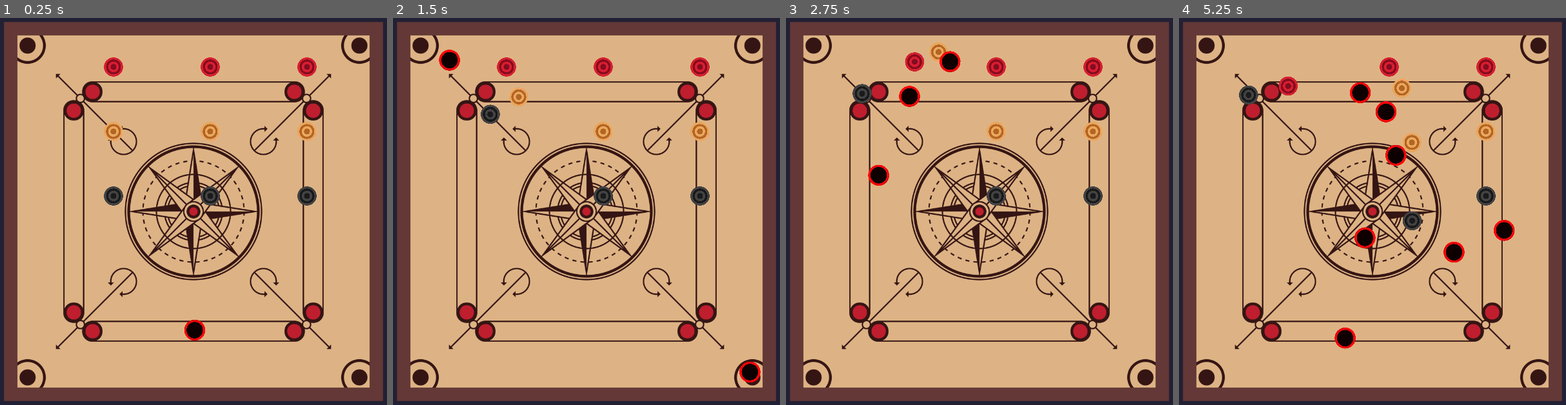
Above: before the commit, frames 1-4 (left to right).
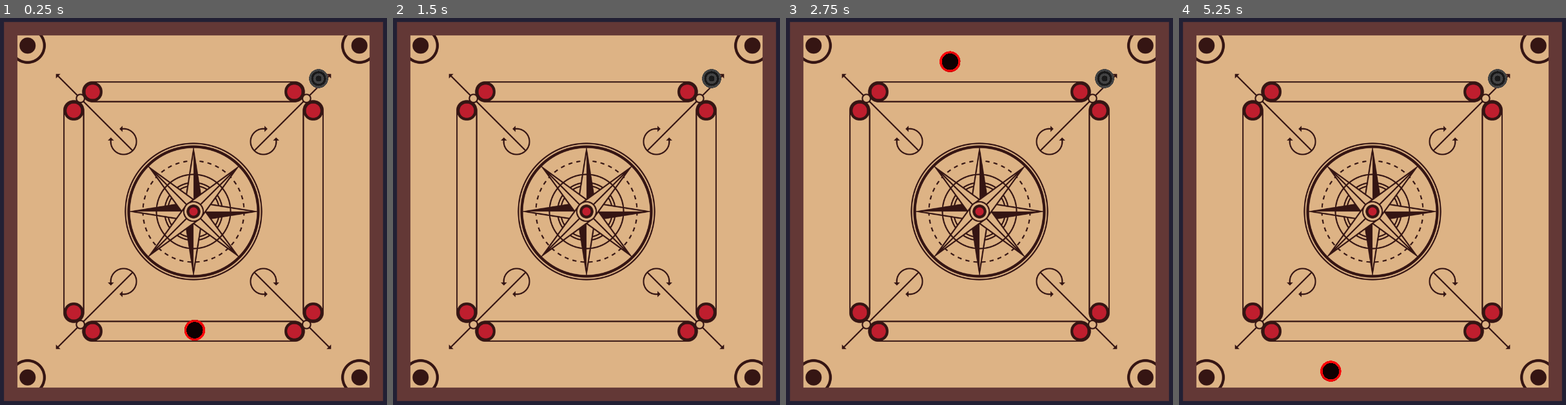
Above: after the commit, the same moments.

Repository: vignesh-seven/carroms
Game: Godot game, scene res://scenes/main.tscn
The game is run twice, just before and just after one commit, with the same random seed, the same clock (stepped at 60 frames per second) and the same inputs.
Inputs (mouse positions are in pixels of both pictures, inside the frame that each line leads up to):
- Up to frame 1 (0.25 s): no input
- Up to frame 2 (1.5 s): tap Enter at 0.5 s; move the mouse to (679, 192) at 0.52 s; hold D (right) 0.53-1.28 s; tap Space (shoot) at 0.6, 1.35 s; move the mouse to (501, 230) at 1.27 s; hold A (left) from 1.28 s (still down)
- Up to frame 3 (2.75 s): move the mouse to (1022, 118) at 2.02 s; release A (left) at 2.03 s; hold D (right) from 2.03 s (still down); tap Space (shoot) at 2.1 s
- Up to frame 4 (5.25 s): move the mouse to (1353, 296) at 2.77 s; tap Space (shoot) every 0.75 s from 2.85 to 5.1 s; move the mouse to (1496, 273) at 3.52 s; release D (right) at 3.53 s; hold A (left) from 3.53 s (still down); move the mouse to (1248, 149) at 4.27 s; move the mouse to (1391, 211) at 5.02 s

The runs differ from the first frame. In frame 1, 1.9% of the frame differs, in the area x 26-85%, y 10-49%; in frame 2, 2.4%; in frame 3, 2.3%; in frame 4, 3.8%, in the area x 15-87%, y 10-94%.

Commit message:
hitting the goals will now be detected & the carrom/striker will be deleted

Diff:
--- a/scenes/goal_points.gd
+++ b/scenes/goal_points.gd
@@ -1,14 +1,44 @@
 extends Area2D
 
+var monitoring_bodies: Array = []
+
+signal delete_carrom(carrom)
+
 func _on_body_shape_entered(_body_rid, body, _body_shape_index, local_shape_index):
+	if body.name == "CarromBoard":
+		return
+	#print("============================================")
 	#print(body.name) # Striker
 	#print(body.get_parent().name)
-	#print(body_rid) # RID 2132132132131
+	##print(body_rid) # RID 2132132132131
 	#print(body) # Striker<RigidBody2d>
 	#print(local_shape_index) # The no. of the area2D
 	#var local_shape_owner = shape_find_owner(local_shape_index)
-	#var local_shape_node = shape_owner_get_owner(shape_find_owner(local_shape_index))
-
+	var local_shape_node = shape_owner_get_owner(shape_find_owner(local_shape_index))
+	#
 	#print(local_shape_owner)
 	#print(local_shape_node) # the local collision circle
-	pass
+	monitoring_bodies.append([body, local_shape_node])
+	print(monitoring_bodies)
+	#print(local_shape_node.shape.radius)
+
+func _on_body_shape_exited(_body_rid, body, _body_shape_index, _local_shape_index):
+	monitoring_bodies = monitoring_bodies.filter(func(m_body): return m_body[0].name != body.name)
+	print(monitoring_bodies)
+
+
+func _process(_delta):
+	if monitoring_bodies.is_empty():
+		return
+	for m_body in monitoring_bodies:
+		var carrom = m_body[0]
+		var collider = m_body[1] # this is the "Collider2D" of the corresponding hole
+		print("carrom radius: %d" % carrom.get_child(1).shape.radius) # get_child() is here to get the "Collider2D" of the Carrom
+		print("collider radius: %d" % collider.shape.radius)
+		var dist = carrom.global_position.distance_to(collider.global_position)
+		print("dist: %d" % dist)
+
+		if dist + carrom.get_child(1).shape.radius <= collider.shape.radius:
+			print("INSIDE")
+			delete_carrom.emit(carrom)
+		#print("is inside?: %s" % )
--- a/scenes/main.gd
+++ b/scenes/main.gd
@@ -44,3 +44,12 @@
 		#striker.angular_velocity = 0.0
 		#striker.position = $"../StrikerPositionMarker".position
 		#$Strikers.add_child(striker)
+
+
+
+
+
+
+
+func _on_goal_points_delete_carrom(carrom):
+	carrom.queue_free()
--- a/scenes/main.tscn
+++ b/scenes/main.tscn
@@ -1,8 +1,10 @@
-[gd_scene load_steps=10 format=3 uid="uid://w4gcorywtwwu"]
+[gd_scene load_steps=12 format=3 uid="uid://w4gcorywtwwu"]
 
 [ext_resource type="Texture2D" uid="uid://lljnpc2hsydm" path="res://sprites/carrom-board.png" id="1_a7er2"]
 [ext_resource type="Script" path="res://scenes/main.gd" id="1_vu3lo"]
 [ext_resource type="Script" path="res://scenes/goal_points.gd" id="2_ei0oq"]
+[ext_resource type="Texture2D" uid="uid://coedtgnoxag45" path="res://sprites/striker.png" id="4_5nxg1"]
+[ext_resource type="PackedScene" uid="uid://bookjoi74jimp" path="res://scenes/black_carrom.tscn" id="4_kcsvf"]
 [ext_resource type="PackedScene" uid="uid://dacxphk8sfpdu" path="res://scenes/striker_dummy.tscn" id="4_o4jug"]
 [ext_resource type="Script" path="res://scenes/strikers.gd" id="4_sbwrm"]
 [ext_resource type="Script" path="res://scenes/striker_dummy.gd" id="6_uiwwm"]
@@ -14,7 +16,7 @@
 [sub_resource type="WorldBoundaryShape2D" id="WorldBoundaryShape2D_vjnfr"]
 
 [sub_resource type="CircleShape2D" id="CircleShape2D_d2vdn"]
-radius = 41.7998
+radius = 41.6666
 
 [node name="Main" type="Node2D"]
 script = ExtResource("1_vu3lo")
@@ -52,20 +54,31 @@
 script = ExtResource("2_ei0oq")
 
 [node name="TopLeft" type="CollisionShape2D" parent="CarromBoard/GoalPoints"]
-position = Vector2(-85, -48.3333)
+position = Vector2(-70, -30)
+shape = SubResource("CircleShape2D_d2vdn")
+
+[node name="TopRight" type="CollisionShape2D" parent="CarromBoard/GoalPoints"]
+position = Vector2(788.333, -31.6667)
 shape = SubResource("CircleShape2D_d2vdn")
 
 [node name="BottomLeft" type="CollisionShape2D" parent="CarromBoard/GoalPoints"]
 position = Vector2(-85, 840)
 shape = SubResource("CircleShape2D_d2vdn")
 
-[node name="TopRight" type="CollisionShape2D" parent="CarromBoard/GoalPoints"]
-position = Vector2(801.667, -43.3333)
+[node name="BottomRight" type="CollisionShape2D" parent="CarromBoard/GoalPoints"]
+position = Vector2(708.333, 751.667)
 shape = SubResource("CircleShape2D_d2vdn")
 
-[node name="BottomRight" type="CollisionShape2D" parent="CarromBoard/GoalPoints"]
-position = Vector2(805, 843.333)
-shape = SubResource("CircleShape2D_d2vdn")
+[node name="CanvasLayer" type="CanvasLayer" parent="CarromBoard/GoalPoints/BottomRight"]
+visible = false
+
+[node name="TextureRect" type="TextureRect" parent="CarromBoard/GoalPoints/BottomRight/CanvasLayer"]
+offset_left = 475.0
+offset_top = 477.0
+offset_right = 593.0
+offset_bottom = 595.0
+texture = ExtResource("4_5nxg1")
+expand_mode = 1
 
 [node name="StrikerPositionMarker" type="Marker2D" parent="."]
 position = Vector2(326, 508)
@@ -77,40 +90,52 @@
 [node name="Markers" type="Node2D" parent="Carroms"]
 
 [node name="RedMarker" type="Marker2D" parent="Carroms/Markers"]
+visible = false
 position = Vector2(200, 100)
 metadata/color = "red"
 
 [node name="RedMarker2" type="Marker2D" parent="Carroms/Markers"]
+visible = false
 position = Vector2(350, 100)
 metadata/color = "red"
 
 [node name="RedMarker3" type="Marker2D" parent="Carroms/Markers"]
+visible = false
 position = Vector2(500, 100)
 metadata/color = "red"
 
 [node name="YellowMarker" type="Marker2D" parent="Carroms/Markers"]
+visible = false
 position = Vector2(200, 200)
 metadata/color = "yellow"
 
 [node name="YellowMarker2" type="Marker2D" parent="Carroms/Markers"]
+visible = false
 position = Vector2(350, 200)
 metadata/color = "yellow"
 
 [node name="YellowMarker3" type="Marker2D" parent="Carroms/Markers"]
+visible = false
 position = Vector2(500, 200)
 metadata/color = "yellow"
 
 [node name="BlackMarker" type="Marker2D" parent="Carroms/Markers"]
+visible = false
 position = Vector2(200, 300)
 metadata/color = "black"
 
 [node name="BlackMarker2" type="Marker2D" parent="Carroms/Markers"]
+visible = false
 position = Vector2(350, 300)
 metadata/color = "black"
 
 [node name="BlackMarker3" type="Marker2D" parent="Carroms/Markers"]
+visible = false
 position = Vector2(500, 300)
 metadata/color = "black"
+
+[node name="BlackCarrom" parent="Carroms" instance=ExtResource("4_kcsvf")]
+position = Vector2(518, 118)
 
 [node name="Strikers" type="Node2D" parent="."]
 script = ExtResource("4_sbwrm")
@@ -120,5 +145,15 @@
 
 [node name="StrikerPhysics" type="Node2D" parent="Strikers"]
 
+[node name="StrikerBoundaryMarkers" type="Node2D" parent="Strikers"]
+
+[node name="Left" type="Marker2D" parent="Strikers/StrikerBoundaryMarkers"]
+position = Vector2(167, 510)
+
+[node name="Right" type="Marker2D" parent="Strikers/StrikerBoundaryMarkers"]
+position = Vector2(480, 510)
+
 [connection signal="body_shape_entered" from="CarromBoard/GoalPoints" to="CarromBoard/GoalPoints" method="_on_body_shape_entered"]
+[connection signal="body_shape_exited" from="CarromBoard/GoalPoints" to="CarromBoard/GoalPoints" method="_on_body_shape_exited"]
+[connection signal="delete_carrom" from="CarromBoard/GoalPoints" to="." method="_on_goal_points_delete_carrom"]
 [connection signal="reset_striker" from="Strikers" to="Strikers/StrikerDummy" method="_on_strikers_reset_striker"]
--- a/scenes/striker_dummy.gd
+++ b/scenes/striker_dummy.gd
@@ -9,12 +9,14 @@
 
 func _process(delta):
 	if Input.is_action_pressed("left"):
-		position.x -= 200 * delta
-		$"../../StrikerPositionMarker".position = position
+		if position.x > $"../StrikerBoundaryMarkers/Left".position.x:
+			position.x -= 200 * delta
+			$"../../StrikerPositionMarker".position = position
 
 	if Input.is_action_pressed("right"):
-		position.x += 200 * delta
-		$"../../StrikerPositionMarker".position = position
+		if position.x < $"../StrikerBoundaryMarkers/Right".position.x:
+			position.x += 200 * delta
+			$"../../StrikerPositionMarker".position = position
 
 
 func _on_strikers_reset_striker():
--- a/scenes/strikers.gd
+++ b/scenes/strikers.gd
@@ -18,21 +18,22 @@
 
 func _physics_process(delta):
 	if Input.is_action_just_pressed("shoot"):
-		$StrikerDummy.visible = false
-		var striker = striker_scene.instantiate()
-		striker.position = $"../StrikerPositionMarker".position
+		if $StrikerPhysics.get_child_count() == 0: # only spawn striker if there are no strikers already
+			$StrikerDummy.visible = false
+			var striker = striker_scene.instantiate()
+			striker.position = $"../StrikerPositionMarker".position
 
-		var mouse_position = get_viewport().get_mouse_position()
-		var direction = (mouse_position - $"../StrikerPositionMarker".position).normalized()
-		# strength of the force is calculated like this for now
-		var strength = mouse_position.distance_to(position)
+			var mouse_position = get_viewport().get_mouse_position()
+			var direction = (mouse_position - $"../StrikerPositionMarker".position).normalized()
+			# strength of the force is calculated like this for now
+			var strength = mouse_position.distance_to(position)
 
-		# reset the striker velocities before applying the force on it
-		#striker.linear_velocity = Vector2.ZERO
-		#striker.angular_velocity = 0.0
-		striker.apply_central_impulse(direction * -(strength * 3))
+			# reset the striker velocities before applying the force on it
+			#striker.linear_velocity = Vector2.ZERO
+			#striker.angular_velocity = 0.0
+			striker.apply_central_impulse(direction * -(strength * 3))
 
-		$StrikerPhysics.add_child(striker)
+			$StrikerPhysics.add_child(striker)
 
 	if Input.is_action_just_pressed("reset_striker"):
 
--- /dev/null
+++ b/scenes/test.gd
@@ -0,0 +1,20 @@
+extends Node2D
+
+# class member variables go here, for example:
+# var a = 2
+# var b = "textvar"
+
+func _ready():
+	# Called every time the node is added to the scene.
+	# Initialization here
+	var my_array = [
+		[1,10],
+		[2, 20],
+		[3, 30],
+		[4, 40],
+		[5, 50]
+	]
+
+	var my_new_array = my_array.filter(func(item): return item[0] != 3)
+	print(my_array)
+	print(my_new_array)
--- /dev/null
+++ b/scenes/test.tscn
@@ -0,0 +1,6 @@
+[gd_scene load_steps=2 format=3 uid="uid://bm56d3twladnw"]
+
+[ext_resource type="Script" path="res://scenes/test.gd" id="1_f2ef6"]
+
+[node name="Node2D" type="Node2D"]
+script = ExtResource("1_f2ef6")
